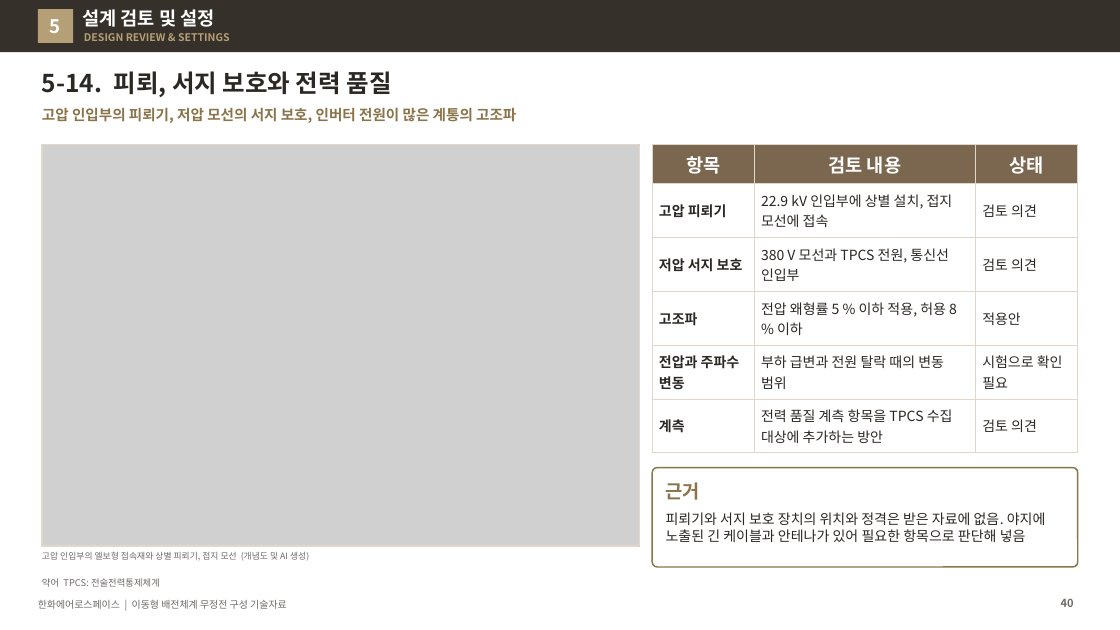
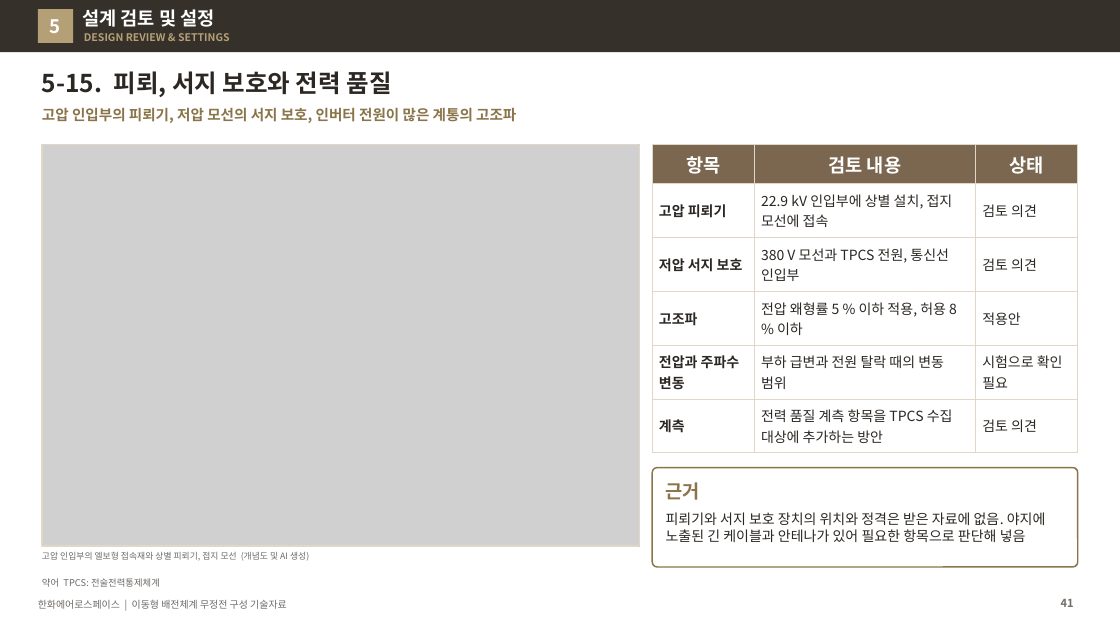
Before and after one commit to byunjd112-hue/headroom, a slide deck: slide 41 of mobile_ems/docs/out/IFPS_이동형배전체계_무정전구성_기술자료_Rev72.pptx (slide 40 before the commit). Drawn at 1120x630 pixels with LibreOffice and Linux fonts; fonts in the diff are those of the drawing; grey boxes stand for pictures. Boxes give left, top, right and bottom in pixels: in the first picture for what was removed or moved away, otherwise in the second. Text is boxed around its words. In the diff, an @@ line names an element or a change of style, - is before the commit and + after.

```diff
--- a/mobile_ems/docs/out/IFPS_이동형배전체계_무정전구성_기술자료_Rev72.pptx
+++ b/mobile_ems/docs/out/IFPS_이동형배전체계_무정전구성_기술자료_Rev72.pptx
@@ title at (42, 71, 392, 97): text changed @@
-5-14. 피뢰, 서지 보호와 전력 품질
+5-15. 피뢰, 서지 보호와 전력 품질
@@ page number at (1061, 599, 1074, 607): text changed @@
-40
+41
```
Also in this commit, not shown: 15 other slides changed, 1 slide added, 5 other files.
